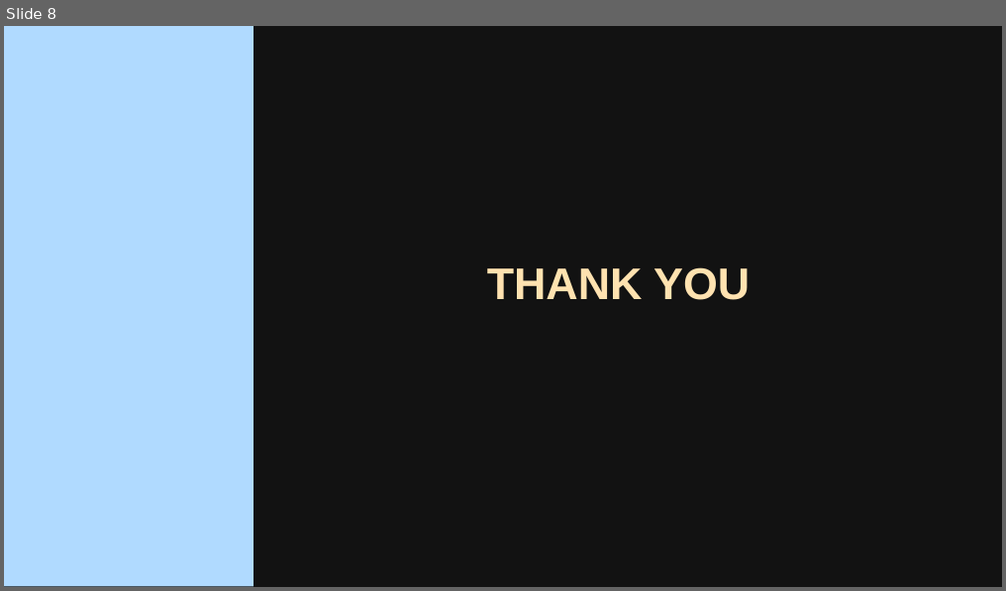
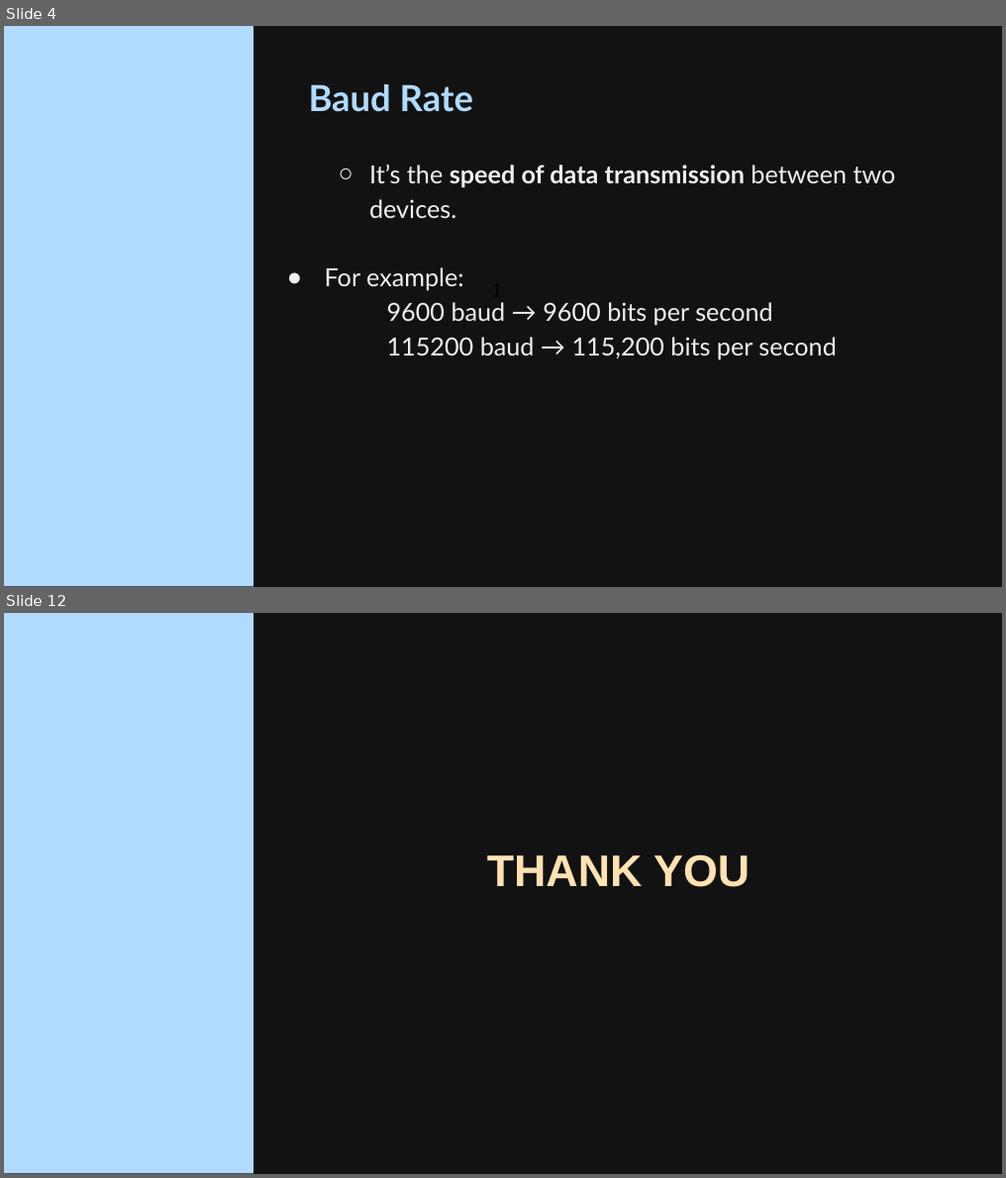
Before and after one commit to mohulmgeorge/embedded-systems, a slide deck: Presentations/AVR Live Class 13.pptx. Shown one above the other, each under a label of ours: slide 8 before the commit, slides 4 and 12 after it; the slides between them are not shown. The pictures are 1006x591 and 1006x1178 pixels, drawn with LibreOffice and Linux fonts; fonts in the diff are those of the drawing; background and template pictures are left out. Boxes give left, top, right and bottom in pixels: in the first picture for what was removed or moved away, otherwise in the second. Text is boxed around its words. In the diff, an @@ line names an element or a change of style, - is before the commit and + after.

```diff
--- a/Presentations/AVR Live Class 13.pptx
+++ b/Presentations/AVR Live Class 13.pptx
@@ slide 4 added at <box>4,26,1002,587</box>, background picture (left out); not listed: 1 template element that a slide beside it also shows @@
@@ title added at <box>309,84,473,112</box>, 26 pt, text #B0DAFF, bold @@
+Baud Rate
@@ text added at <box>325,165,896,360</box>, 18 pt, text #F0F0F0 @@
+  ○ It’s the speed of data transmission between two devices.
+● For example:
+9600 baud → 9600 bits per second
+115200 baud → 115,200 bits per second
@@ text added at <box>482,274,513,307</box>, 14 pt, text #000000 @@
+1
@@ what was slide 8 is now slide 12 @@
```
Also in this commit, not shown: 1 slide changed, 9 other slides added, 6 slides removed, 19 other files.
